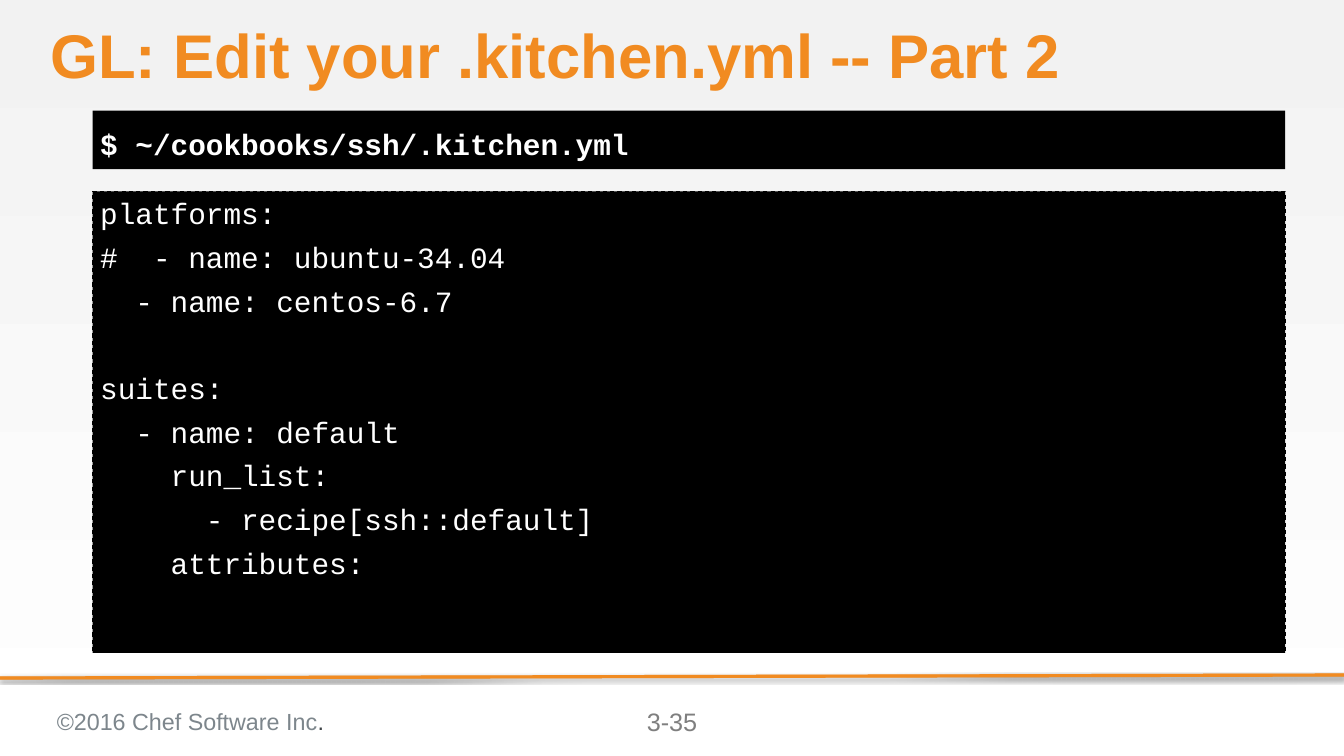
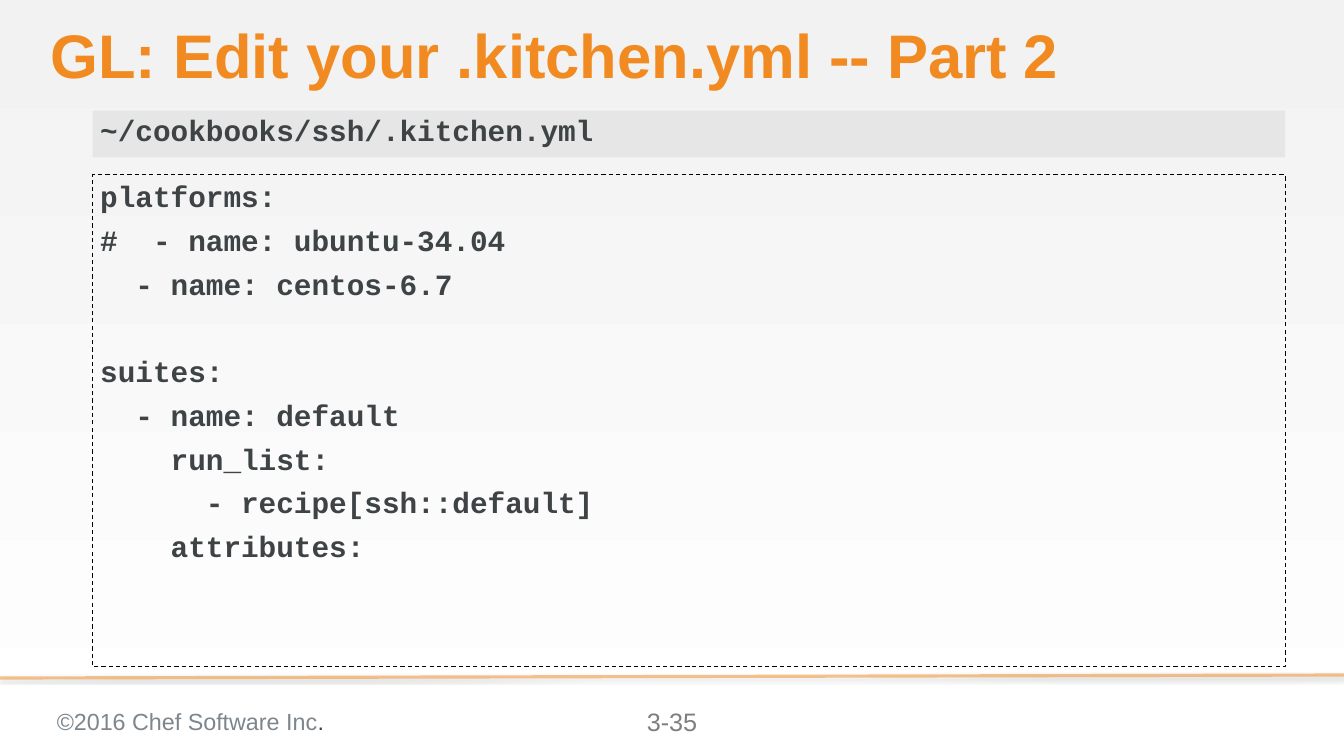
Before and after one commit to bchamby/chef-compliance-installation-configuration-operation, a slide deck: slide 35 of 03-initial-configuration-scans.pptx. Drawn at 1344x756 pixels with LibreOffice and Linux fonts; fonts in the diff are those of the drawing; background and template pictures are left out. Boxes give left, top, right and bottom in pixels: in the first picture for what was removed or moved away, otherwise in the second. Text is boxed around its words. In the diff, an @@ line names an element or a change of style, - is before the commit and + after.

Commit message:
added slide 3-46 Change Owner of replaced Edit your .kitchen.yml slides with File slide formatted slides

```diff
--- a/03-initial-configuration-scans.pptx
+++ b/03-initial-configuration-scans.pptx
@@ text "~/cookbooks/ssh/.kitchen.yml": place and size @@
-text "~/cookbooks/ssh/.kitchen.yml" at [93, 110, 1285, 169]
+text "~/cookbooks/ssh/.kitchen.yml" at [93, 110, 1285, 157]
@@ text "~/cookbooks/ssh/.kitchen.yml" at [93, 110, 1285, 157]: fill #000000 to #D9D9D9 at 50% opacity @@
@@ text at [100, 120, 593, 147]: text changed; text colour #FFFFFF to #3E4346 @@
-$ ~/cookbooks/ssh/.kitchen.yml
+~/cookbooks/ssh/.kitchen.yml
@@ text "platforms:": place and size @@
-text "platforms:" at [93, 191, 1285, 652]
+text "platforms:" at [93, 175, 1285, 667]
@@ text "platforms:" at [93, 175, 1285, 667]: text colour #FFFFFF to #3E4346, bold on; fill #000000 to none @@
@@ line removed from (1344, 675) to (0, 678) @@
```
Also in this commit, not shown: 4 other slides changed, 1 slide added.
